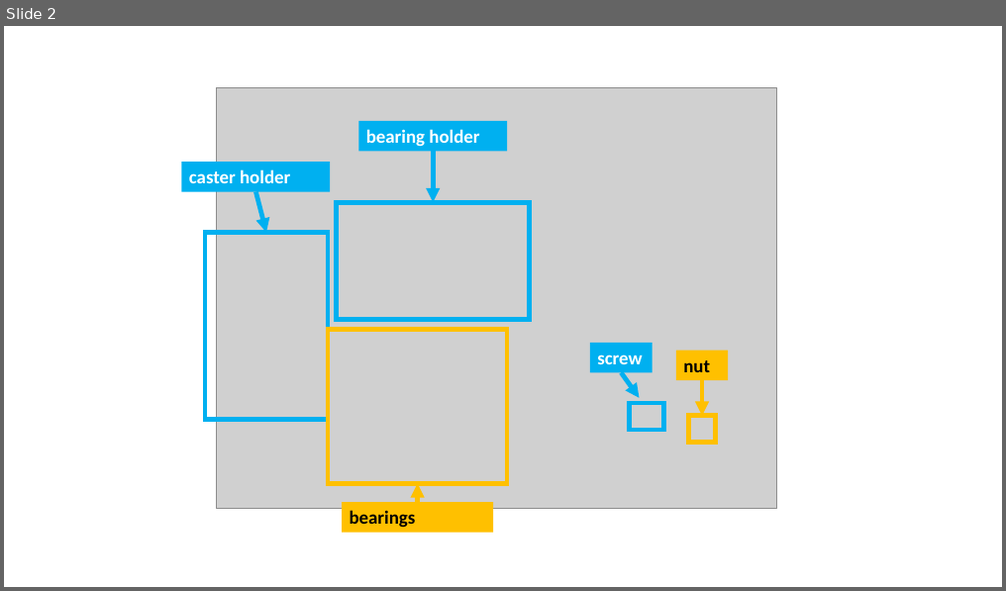
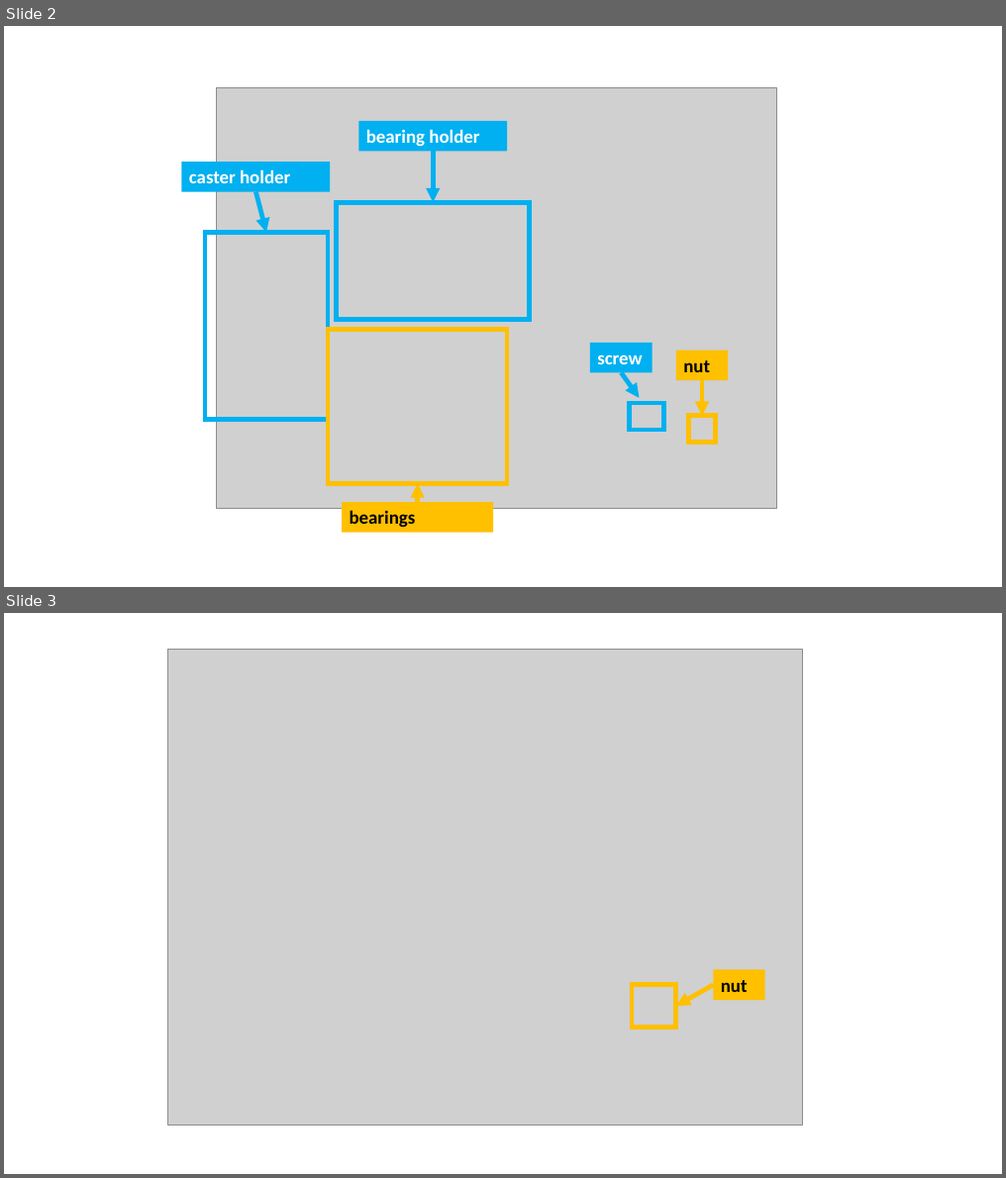
Before and after one commit to samhohcm/Robot-Kinematics-Remote-Worksheet-1, a slide deck: images/assembly1/diagrams/diagrams.pptx. Shown one above the other, each under a label of ours: slide 2 before the commit, slides 2 and 3 after it. The pictures are 1006x591 and 1006x1178 pixels, drawn with LibreOffice and Linux fonts; fonts in the diff are those of the drawing; grey boxes stand for pictures. Boxes give left, top, right and bottom in pixels: in the first picture for what was removed or moved away, otherwise in the second. Text is boxed around its words. In the diff, an @@ line names an element or a change of style, - is before the commit and + after.

```diff
--- a/images/assembly1/diagrams/diagrams.pptx
+++ b/images/assembly1/diagrams/diagrams.pptx
@@ slide 3 added at (4, 613, 1002, 1174), background #FFFFFF @@
@@ picture added at (168, 650, 802, 1125) @@
@@ rectangle added at (632, 985, 676, 1027), outline #FFC000 4.5 pt @@
@@ arrow added from (714, 985) to (676, 1006), #FFC000 4.5 pt @@
@@ rectangle added at (714, 970, 765, 1000), fill #FFC000, 18 pt, text #000000, bold @@
+nut
```
Also in this commit, not shown: 2 other files.
